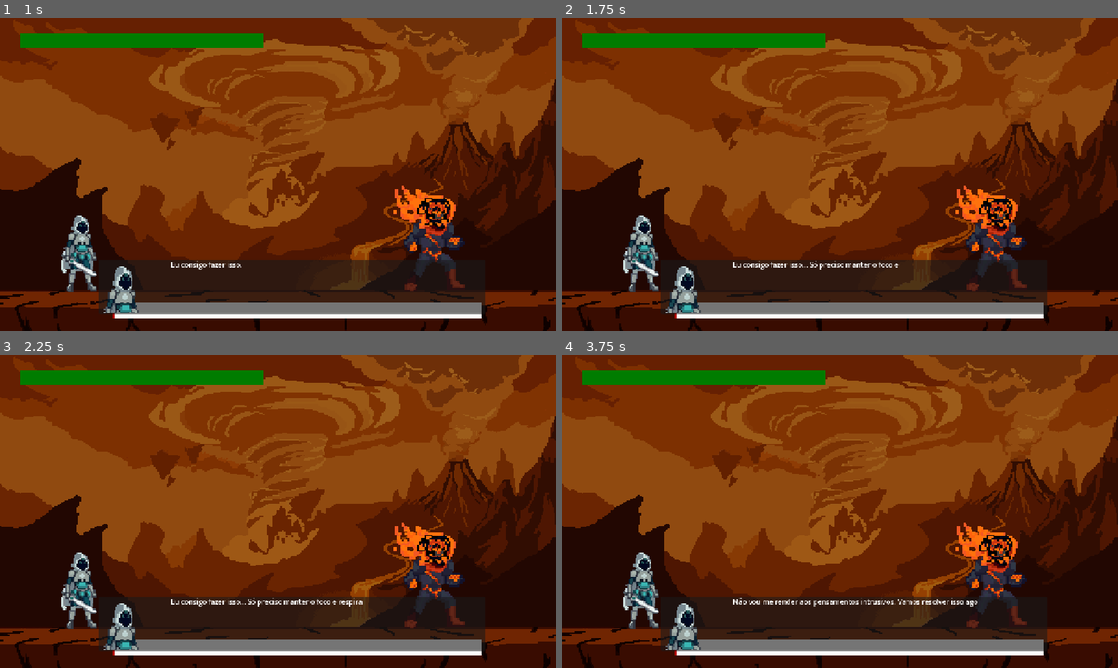
Above: before the commit, frames 1-4 (two rows, left to right).
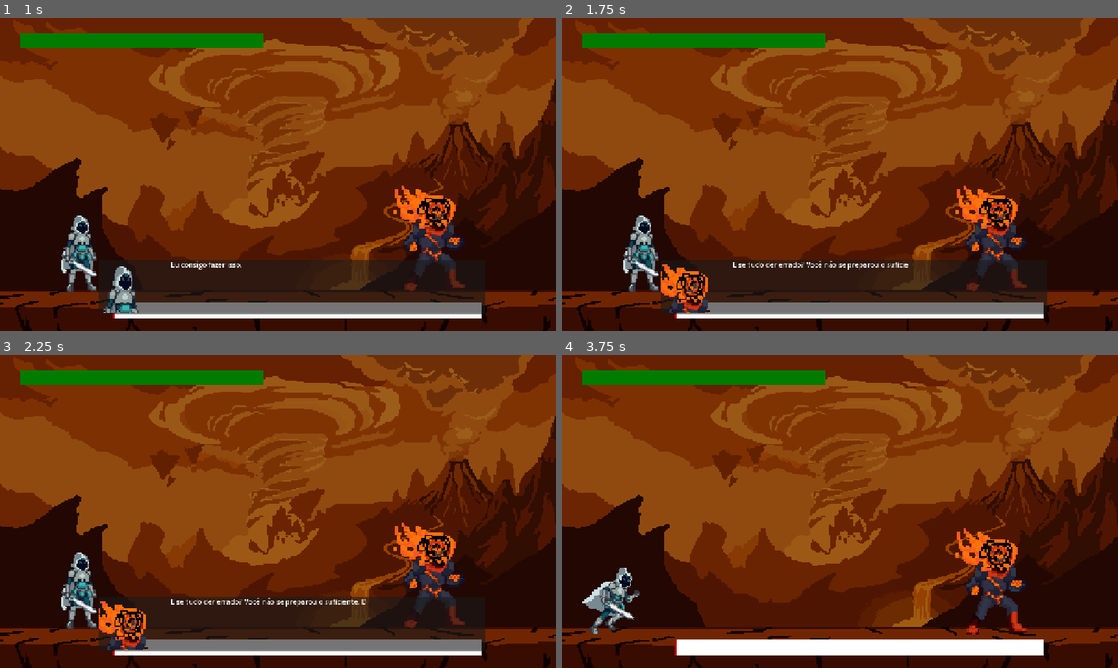
Above: after the commit, the same moments.

Repository: Yagohsl/Mindbound
Game: Godot game, scene res://screens/menu_principal.tscn
Same seed, same stepped clock (60 frames per second), same inputs: the game is played once before the commit and once after it.
Inputs:
- Up to frame 1 (1 s): click "JOGAR" at 0.5 s
- Up to frame 2 (1.75 s): tap Enter (ui_accept) at 1.25 s; hold Right (move_right) from 1.28 s (still down); tap X (attack) at 1.35 s; tap Space (jump) at 1.52 s; tap C (dash) at 1.55 s
- Up to frame 3 (2.25 s): keep holding Right (move_right); tap C (dash) at 2.1 s
- Up to frame 4 (3.75 s): tap Space (jump) at 2.27 s; tap Enter (ui_accept) at 2.3, 2.75 s; release Right (move_right) at 2.78 s; hold Left (move_left) 2.78-3.53 s; hold Enter (ui_accept) 2.78-3.53 s; tap X (attack) at 3.05, 3.6 s; hold Right (move_right) from 3.53 s (still down)

Frame 1 is identical in both runs. In frame 2, 1.3% of the frame differs, in the area x 17-63%, y 77-95%; in frame 3, 1.4%; in frame 4, 13%, in the area x 3-88%, y 53-95%.

Commit message:
Fix dialogs

Diff:
--- a/boss_ansiedade.gd
+++ b/boss_ansiedade.gd
@@ -257,6 +257,8 @@
 	sprite.flip_h = (dir < 0)
 
 func take_damage(amount):
+	if current_state == State.DEATH:
+		return
 	current_health -= amount
 	health_changed.emit(current_health)
 
--- a/dialog_box.gd
+++ b/dialog_box.gd
@@ -8,50 +8,64 @@
 var fila_dialogos: Array = []
 var indice_atual: int = 0
 var esta_digitando: bool = false
+var pode_avancar: bool = false
+var tween_atual: Tween # Variável para controlar a animação e impedir fantasmas
 
 func _ready() -> void:
 	visible = false
 
-# Agora ela recebe um Array genérico de dicionários ou recursos
 func iniciar_dialogo(dialogos: Array) -> void:
 	fila_dialogos = dialogos
 	indice_atual = 0
 	visible = true
 	get_tree().paused = true
+
+	pode_avancar = false
 	mostrar_proxima_fala()
+
+	# O 'true' garante que o timer não congele junto com o jogo
+	await get_tree().create_timer(0.3, true).timeout
+	pode_avancar = true
 
 func mostrar_proxima_fala() -> void:
 	if indice_atual < fila_dialogos.size():
 		var dados = fila_dialogos[indice_atual]
-		# Suporta tanto formato de Array/Dicionário quanto Resource
 		icone_retrato.texture = dados["icone"]
 		texto_label.text = dados["texto"]
+		texto_label.visible_characters = 0
 
-		texto_label.visible_characters = 0
 		esta_digitando = true
 
 		var qtd_caracteres = texto_label.text.length()
 		var tempo_total = qtd_caracteres * 0.02
 
-		var tween = create_tween()
-		tween.tween_property(texto_label, "visible_characters", qtd_caracteres, tempo_total)
-		await tween.finished
+		# Cria a animação e armazena na variável para termos controle absoluto sobre ela
+		tween_atual = get_tree().create_tween().bind_node(self).set_pause_mode(Tween.TWEEN_PAUSE_PROCESS)
+		tween_atual.tween_property(texto_label, "visible_characters", qtd_caracteres, tempo_total)
+
+		await tween_atual.finished
 		esta_digitando = false
-
-		indice_atual += 1
 	else:
 		fechar_dialogo()
 
 func fechar_dialogo() -> void:
 	visible = false
 	get_tree().paused = false
-	emit_signal("dialogo_finalizado")
+	dialogo_finalizado.emit()
 
 func _input(event: InputEvent) -> void:
-	if visible and event.is_action_pressed("ui_accept"):
+	# Usamos is_action_pressed normal, mas com o fluxo de controle limpo
+	if visible and pode_avancar and event.is_action_pressed("ui_accept"):
+		get_viewport().set_input_as_handled()
+
 		if esta_digitando:
-			var tween = get_tree().create_tween()
+		# Se o jogador pular o texto, MATAMOS a animação antiga para ela não bugar o índice
+			if tween_atual and tween_atual.is_running():
+				tween_atual.kill()
+
 			texto_label.visible_characters = texto_label.text.length()
 			esta_digitando = false
 		else:
+			# O índice agora SÓ soma quando o jogador realmente pede a próxima fala
+			indice_atual += 1
 			mostrar_proxima_fala()
--- a/menu_pausa.gd
+++ b/menu_pausa.gd
@@ -5,6 +5,14 @@
 
 func _unhandled_input(event: InputEvent) -> void:
 	if event.is_action_pressed("ui_cancel"): # A tecla ESC por padrão
+		# Procura a caixa de diálogo na mesma cena (Arena)
+		var dialog_box = get_parent().get_node_or_null("DialogBox")
+		var dialogo_box = get_parent().get_node_or_null("DialogoBox")
+
+		# Se a caixa de texto estiver aberta na tela, aborta o pause
+		if (dialog_box and dialog_box.visible) or (dialogo_box and dialogo_box.visible):
+			return
+
 		alternar_pausa()
 
 func alternar_pausa() -> void:
--- a/screens/arena_batalha.gd
+++ b/screens/arena_batalha.gd
@@ -12,6 +12,8 @@
 @export var player_node: CharacterBody2D
 @export var boss_node: CharacterBody2D
 
+var chefe_derrotado: bool = false
+
 func _ready():
 
 	dialog_box.iniciar_dialogo(boss.dialogos_inicio)
@@ -24,8 +26,7 @@
 
 	# 3. Disparar o diálogo de Início de Batalha!
 	if boss and boss.dialogos_inicio.size() > 0:
-		dialog_box.iniciar_dialogo(boss.dialogos_inicio)
-
+		dialog_box.call_deferred("iniciar_dialogo", boss.dialogos_inicio)
 	# inicializa barras com a vida máxima
 	hero_health_bar.max_value = hero.max_health
 	hero_health_bar.value = hero.current_health
@@ -38,11 +39,22 @@
 
 # Quando o Boss tomar dano, checamos se ele morreu
 func _on_boss_health_changed(new_health: int) -> void:
-	if boss.is_dead:
-		# Inicia diálogo de Vitória e pausa o jogo para o Player não continuar batendo
+	if new_health <= 0 and not chefe_derrotado:
+		chefe_derrotado = true
+
+		# Desativa a física do boss imediatamente
+		if boss:
+			boss.set_physics_process(false)
+
+		# Faz a Arena esperar a animação de morte do Boss acabar
+		if boss.anim.current_animation == "death" or boss.anim.is_playing():
+			await get_tree().create_timer(3.0).timeout
+		else:
+			await get_tree().create_timer(1.0).timeout # Atraso extra de segurança
+		# Só após a morte estar concluída na tela, a conversa começa e pausa o jogo
 		dialog_box.iniciar_dialogo(boss.dialogos_vitoria)
 
-# Quando o Herói tomar dano, checamos se ele morreu
+		# Quando o Herói tomar dano, checamos se ele morreu
 func _on_hero_health_changed(new_health: int) -> void:
 	if hero.is_dead:
 		# Inicia diálogo psicoeducativo de Derrota
